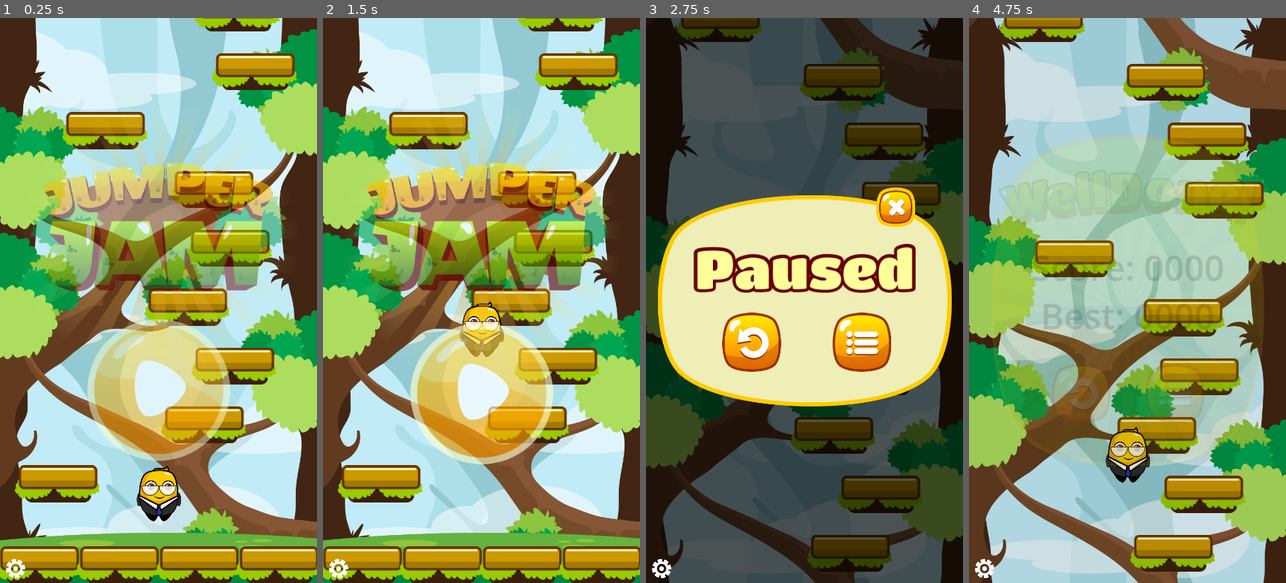
Above: before the commit, frames 1-4 (left to right).
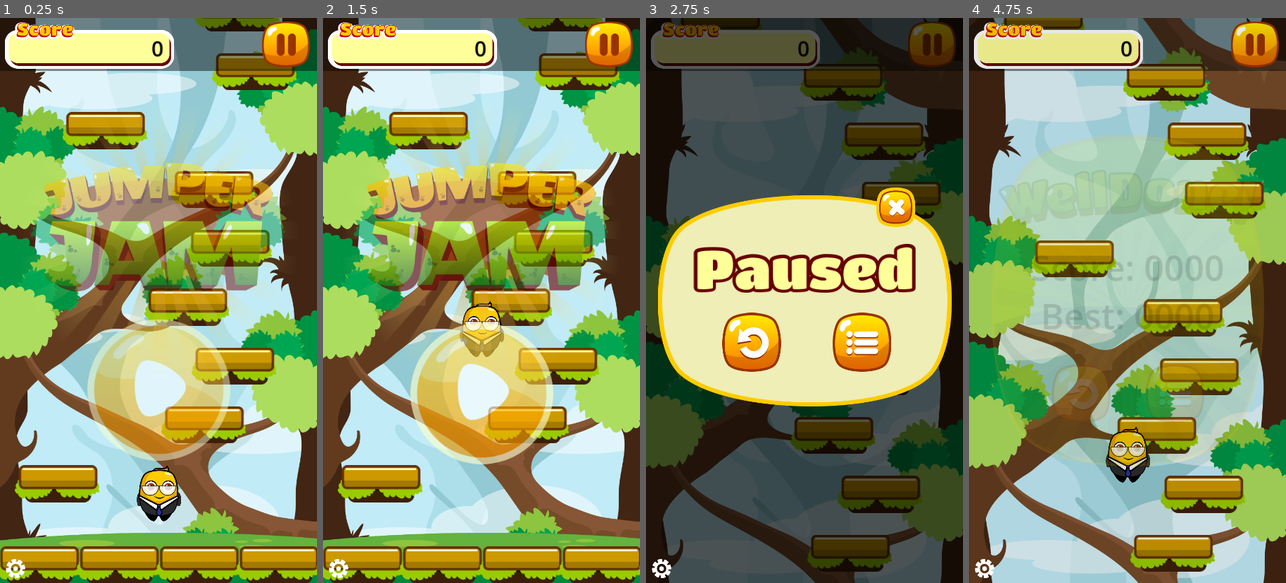
Above: after the commit, the same moments.

Repository: jrenato/jump_jam
Game: Godot game, scene res://Scenes/main.tscn
Same seed, same stepped clock (60 frames per second), same inputs: the game is played once before the commit and once after it.
Inputs (mouse positions are in pixels of both pictures, inside the frame that each line leads up to):
- Up to frame 1 (0.25 s): no input
- Up to frame 2 (1.5 s): click (608, 46) at 0.52 s; click (481, 396) at 1.25 s
- Up to frame 3 (2.75 s): move the mouse to (874, 272) at 2.02 s; hold D (move_right) from 2.03 s (still down); click (874, 272) at 2.17 s
- Up to frame 4 (4.75 s): release D (move_right) at 2.75 s; click (1073, 340) at 2.75 s; move the mouse to (1064, 328) at 3.52 s; hold A (move_left) 3.53-4.25 s; click (1079, 390) at 4.25 s

The runs differ from the first frame. In frame 1, 9.4% of the frame differs, in the area x 0-100%, y 0-10%; in frame 2, 9.4%; in frame 3, 6.7%; in frame 4, 9.4%.

Commit message:
Added base for HUD

Diff:
--- a/Scenes/game.tscn
+++ b/Scenes/game.tscn
@@ -8,11 +8,16 @@
 [ext_resource type="Texture2D" uid="uid://c3f63n445pvi7" path="res://Assets/Textures/Background/Layer1.png" id="6_sjnqt"]
 [ext_resource type="Texture2D" uid="uid://w2l6pu7x37s4" path="res://Assets/Textures/Background/Layer2.png" id="7_1obxn"]
 [ext_resource type="Texture2D" uid="uid://crpjl4q7gck60" path="res://Assets/Textures/Background/Layer3.png" id="8_bsn3b"]
+[ext_resource type="PackedScene" uid="uid://bs3sjpjk6uwrh" path="res://Scenes/hud.tscn" id="9_wxank"]
 
 [node name="Game" type="Node2D"]
 script = ExtResource("1_qbmco")
 camera_scene = ExtResource("2_p8bj4")
 player_scene = ExtResource("2_xx8od")
+
+[node name="UILayer" type="CanvasLayer" parent="."]
+
+[node name="HUD" parent="UILayer" instance=ExtResource("9_wxank")]
 
 [node name="GroundSprite" type="Sprite2D" parent="."]
 unique_name_in_owner = true
--- /dev/null
+++ b/Scenes/hud.tscn
@@ -0,0 +1,66 @@
+[gd_scene load_steps=5 format=3 uid="uid://bs3sjpjk6uwrh"]
+
+[ext_resource type="Script" path="res://Scripts/hud.gd" id="1_8mn4d"]
+[ext_resource type="Texture2D" uid="uid://c6rtxnnmrjaok" path="res://Assets/Textures/UI/ScoreBox.png" id="1_otrk1"]
+[ext_resource type="Texture2D" uid="uid://d1ee8qg31apy3" path="res://Assets/Textures/UI/PauseBtn.png" id="2_nd4s1"]
+
+[sub_resource type="LabelSettings" id="LabelSettings_ovq10"]
+font_size = 36
+font_color = Color(0, 0, 0, 1)
+
+[node name="HUD" type="Control"]
+layout_mode = 3
+anchors_preset = 15
+anchor_right = 1.0
+anchor_bottom = 1.0
+grow_horizontal = 2
+grow_vertical = 2
+script = ExtResource("1_8mn4d")
+
+[node name="TopBarBG" type="ColorRect" parent="."]
+layout_mode = 1
+anchors_preset = 10
+anchor_right = 1.0
+offset_bottom = 90.0
+grow_horizontal = 2
+color = Color(0, 0, 0, 0.45098)
+
+[node name="TopBar" type="Control" parent="."]
+layout_mode = 1
+anchors_preset = 10
+anchor_right = 1.0
+offset_bottom = 90.0
+grow_horizontal = 2
+
+[node name="TextureRect" type="TextureRect" parent="TopBar"]
+layout_mode = 0
+offset_left = 8.0
+offset_top = 7.0
+offset_right = 297.0
+offset_bottom = 86.0
+texture = ExtResource("1_otrk1")
+expand_mode = 1
+
+[node name="ScoreLabel" type="Label" parent="TopBar"]
+unique_name_in_owner = true
+layout_mode = 0
+offset_left = 24.0
+offset_top = 27.0
+offset_right = 279.0
+offset_bottom = 77.0
+text = "0"
+label_settings = SubResource("LabelSettings_ovq10")
+horizontal_alignment = 2
+vertical_alignment = 1
+
+[node name="PauseButton" type="TextureButton" parent="TopBar"]
+unique_name_in_owner = true
+layout_mode = 1
+anchors_preset = 1
+anchor_left = 1.0
+anchor_right = 1.0
+offset_left = -106.0
+offset_bottom = 89.0
+grow_horizontal = 0
+texture_normal = ExtResource("2_nd4s1")
+stretch_mode = 3
--- /dev/null
+++ b/Scripts/hud.gd
@@ -0,0 +1,12 @@
+extends Control
+
+@onready var score_label: Label = %ScoreLabel
+@onready var pause_button: TextureButton = %PauseButton
+
+
+func _ready() -> void:
+	pause_button.pressed.connect(_on_pause_button_pressed)
+
+
+func _on_pause_button_pressed() -> void:
+	pass # Replace with function body.
Not shown: 1 places in Scenes/game.tscn that only renumber resources
